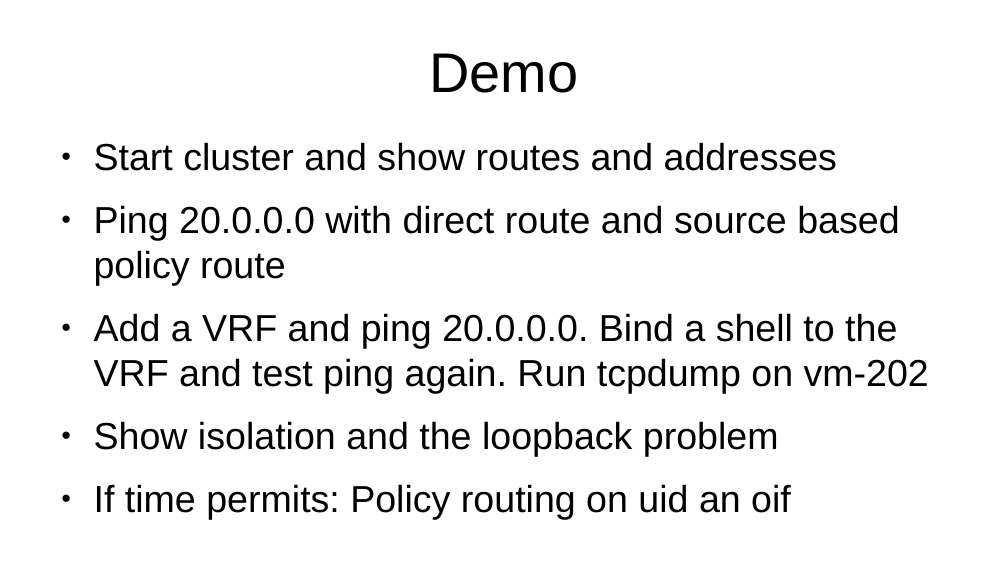
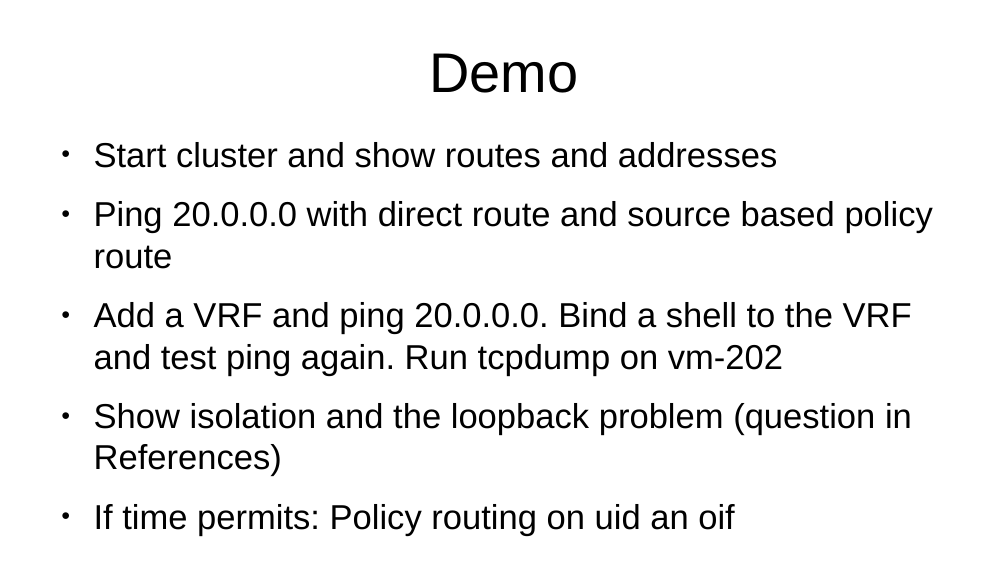
Before and after one commit to Nordix/xcluster, a slide deck: slide 4 of ovl/vrf/demo/vrf.odp. Drawn at 1008x567 pixels with LibreOffice and Linux fonts; fonts in the diff are those of the drawing. Boxes give left, top, right and bottom in pixels: in the first picture for what was removed or moved away, otherwise in the second. Text is boxed around its words. In the diff, an @@ line names an element or a change of style, - is before the commit and + after.

```diff
--- a/ovl/vrf/demo/vrf.odp
+++ b/ovl/vrf/demo/vrf.odp
@@ text at (94, 142, 933, 536): size 29.6 to 27.2 pt in "Start cluster and show routes and addresses", "Ping 20.0.0.0 with direct route and source ...", "Add a VRF and ping 20.0.0.0. Bind ...", "If time permits: Policy routing on uid ..." @@
@@ text at (94, 403, 912, 476): text changed; size 29.6 to 27.2 pt @@
-● Show isolation and the loopback problem
+● Show isolation and the loopback problem (question in References)
```
Also in this commit, not shown: 1 other slide changed, 1 other file.
